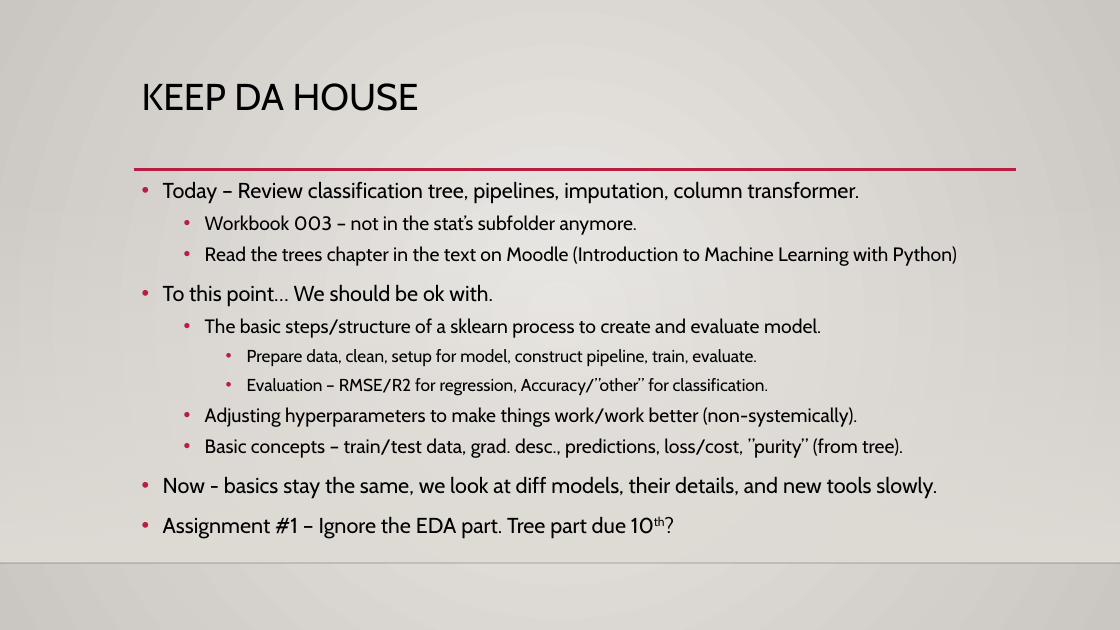
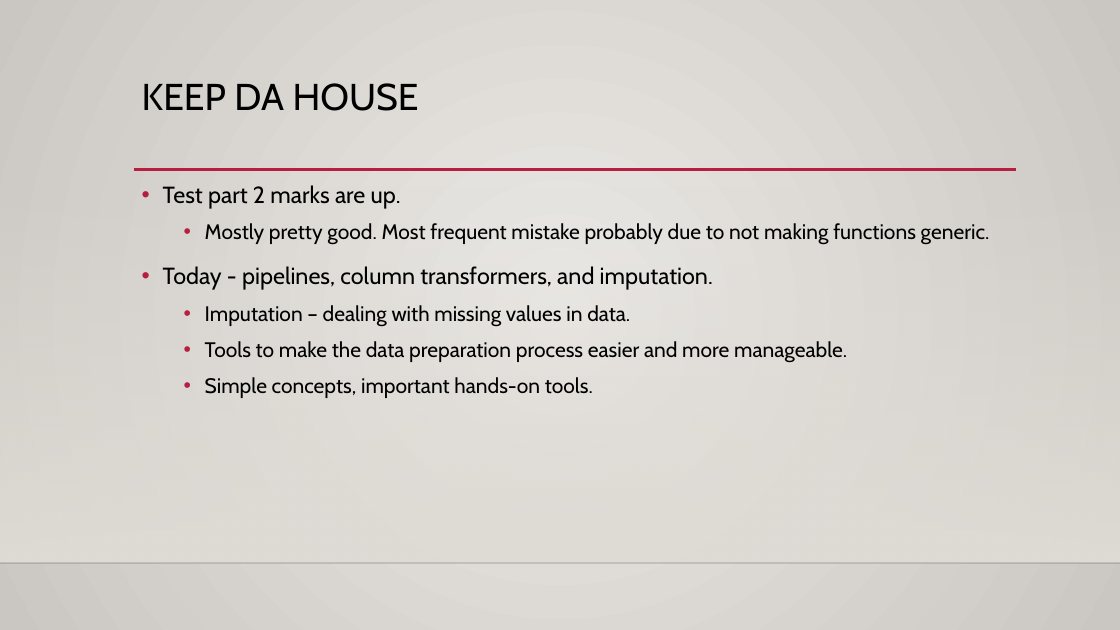
Before and after one commit to AkeemSemper/ML_for_Non_DS_Students, a slide deck: slide 1 of course_resources/slides/Used/014_pipelines.pptx. Drawn at 1120x630 pixels with LibreOffice and Linux fonts; fonts in the diff are those of the drawing; background and template pictures are left out. Boxes give left, top, right and bottom in pixels: in the first picture for what was removed or moved away, otherwise in the second. Text is boxed around its words. In the diff, an @@ line names an element or a change of style, - is before the commit and + after.

Commit message:
up

```diff
--- a/course_resources/slides/Used/014_pipelines.pptx
+++ b/course_resources/slides/Used/014_pipelines.pptx
@@ text at [163, 185, 990, 398]: text changed; size 16.6 to 18 pt @@
-• Today – Review classification tree, pipelines, imputation, column transformer.
-  • Workbook 003 – not in the stat’s subfolder anymore.
-  • Read the trees chapter in the text on Moodle (Introduction to Machine Learning with Python)
-• To this point… We should be ok with.
-  • The basic steps/structure of a sklearn process to create and evaluate model.
-    • Prepare data, clean, setup for model, construct pipeline, train, evaluate.
-    • Evaluation – RMSE/R2 for regression, Accuracy/”other” for classification.
-  • Adjusting hyperparameters to make things work/work better (non-systemically).
-  • Basic concepts – train/test data, grad. desc., predictions, loss/cost, ”purity” (from tree).
-• Now - basics stay the same, we look at diff models, their details, and new tools slowly.
-• Assignment #1 – Ignore the EDA part. Tree part due 10th?
+• Test part 2 marks are up.
+  • Mostly pretty good. Most frequent mistake probably due to not making functions generic.
+• Today - pipelines, column transformers, and imputation.
+  • Imputation – dealing with missing values in data.
+  • Tools to make the data preparation process easier and more manageable.
+  • Simple concepts, important hands-on tools.
```
Also in this commit, not shown: 1 other slide changed.
